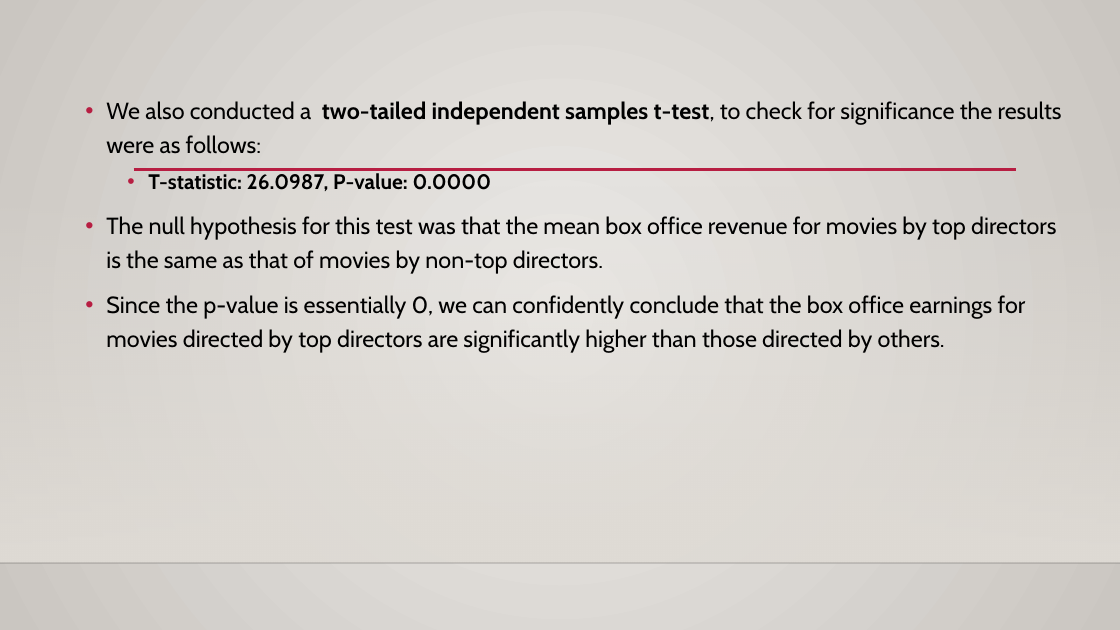
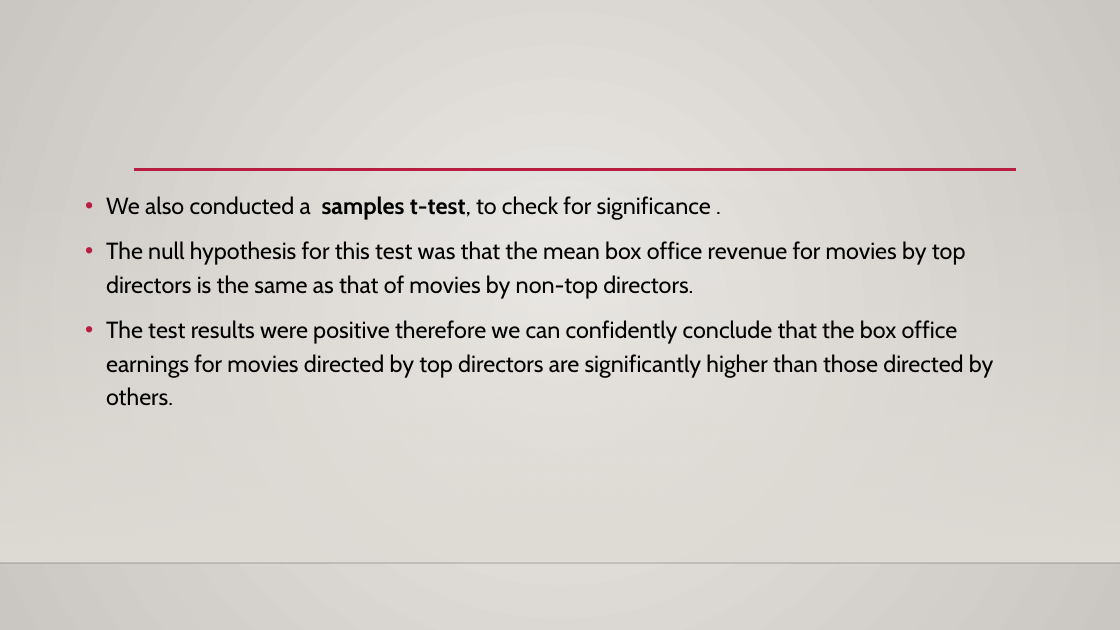
Before and after one commit to Abond1234/Dsc-Phase-2-project-2025, a slide deck: slide 14 of movie studio project.pptx (slide 12 before the commit). Drawn at 1120x630 pixels with LibreOffice and Linux fonts; fonts in the diff are those of the drawing; background and template pictures are left out. Boxes give left, top, right and bottom in pixels: in the first picture for what was removed or moved away, otherwise in the second. Text is boxed around its words. In the diff, an @@ line names an element or a change of style, - is before the commit and + after.

Commit message:
Update movie studio project presentation

```diff
--- a/movie studio project.pptx
+++ b/movie studio project.pptx
@@ text "We also conducted a samples ..." moved from (x1=106, y1=101, x2=1062, y2=353) to (x1=106, y1=196, x2=993, y2=406) @@
@@ text at (x1=106, y1=196, x2=711, y2=220): text changed; bold off @@
-• We also conducted a two-tailed independent samples t-test, to check for significance the results were as follows:
-  • T-statistic: 26.0987, P-value: 0.0000
+• We also conducted a samples t-test, to check for significance .
@@ text at (x1=106, y1=320, x2=993, y2=406): text changed @@
-• Since the p-value is essentially 0, we can confidently conclude that the box office earnings for movies directed by top directors are significantly higher than those directed by others.
+• The test results were positive therefore we can confidently conclude that the box office earnings for movies directed by top directors are significantly higher than those directed by others.
```
Also in this commit, not shown: 11 other slides changed, 9 slides added, 2 slides removed.
